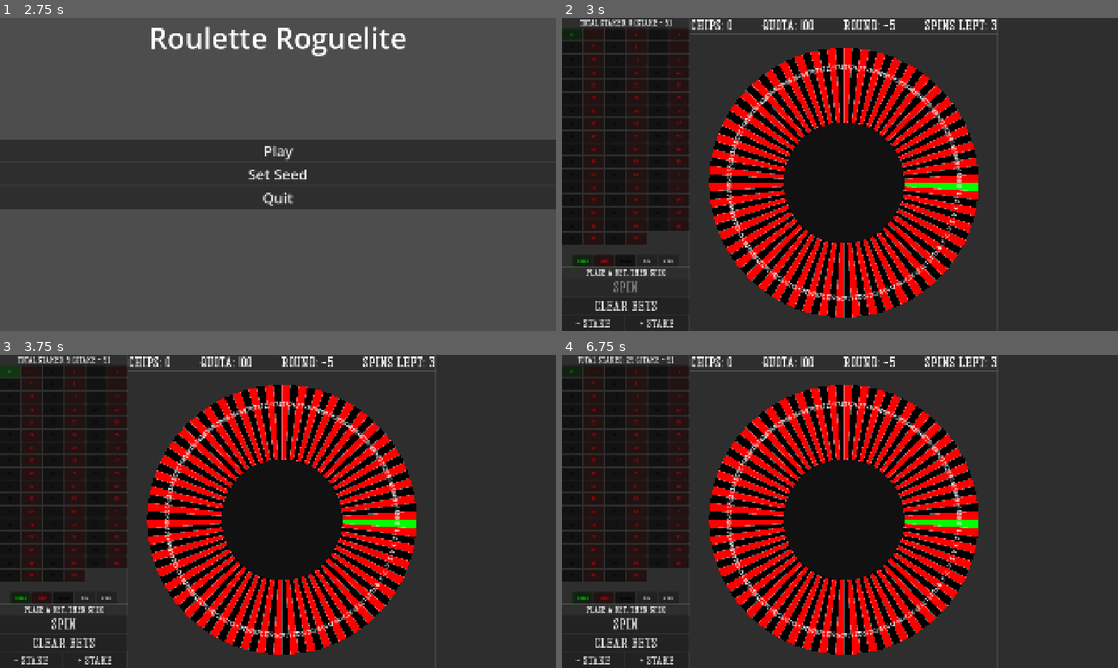
Above: before the commit, frames 1-4 (two rows, left to right).
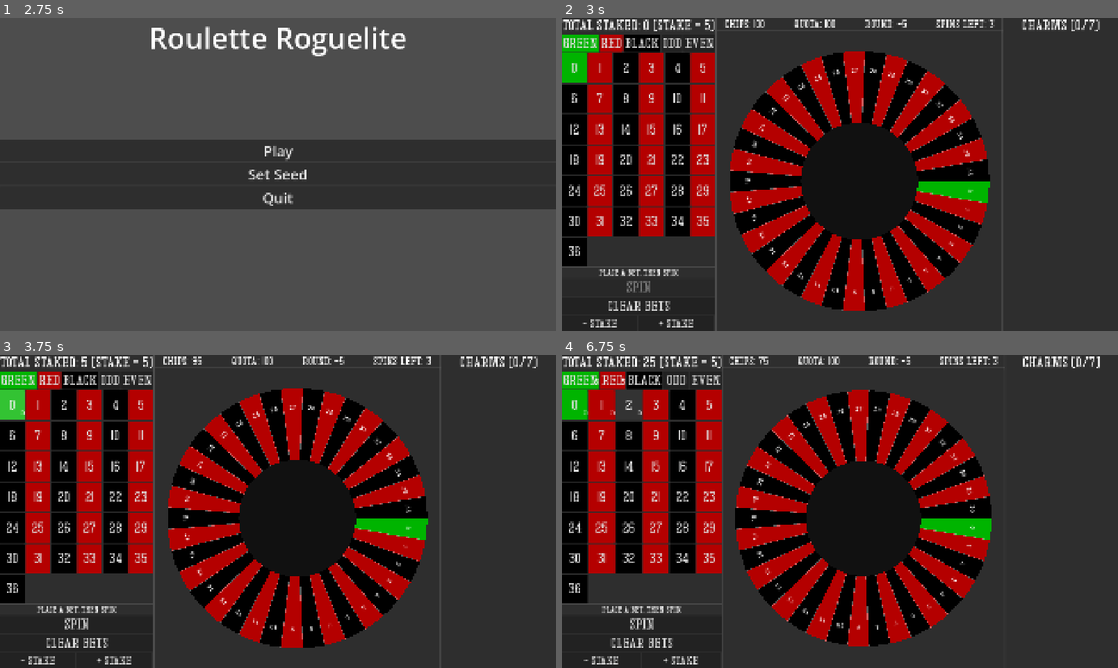
Above: after the commit, the same moments.

Repository: ruzet/Roulette-Roguelite
Game: Godot game, scene res://Scenes/MainMenu.tscn
Same seed, same stepped clock (60 frames per second), same inputs: the game is played once before the commit and once after it. Before the commit the project starts from res://MainMenu.tscn.
Inputs (mouse positions are in pixels of both pictures, inside the frame that each line leads up to):
- Up to frame 1 (2.75 s): click "Set Seed" at 0.5 s; click (278, 49) at 1.27 s; type "12" at 1.35 s; click "Back" at 2 s
- Up to frame 2 (3 s): click "Play" at 2.75 s
- Up to frame 3 (3.75 s): click "0" at 3.5 s
- Up to frame 4 (6.75 s): click (578, 380) at 4.25 s, where only the run after the commit has a clickable "Green"; click "1" at 5 s; click (612, 380) at 5.75 s, where only the run after the commit has a clickable "Red"; click "2" at 6.5 s

Frame 1 is identical in both runs. In frame 2, 42% of the frame differs, in the area x 0-97%, y 0-100%; in frame 3, 42%; in frame 4, 43%, in the area x 0-97%, y 0-99%.

Commit message:
organized the files, revamped ui (and scripts) and starting shop as well, probably forgot something

Diff:
--- /dev/null
+++ b/Scenes/BetButton.tscn
@@ -0,0 +1,24 @@
+[gd_scene format=3 uid="uid://dqo422krm08bt"]
+
+[node name="BetButton" type="Button" unique_id=1395477527]
+custom_minimum_size = Vector2(70, 60)
+offset_right = 8.0
+offset_bottom = 8.0
+size_flags_horizontal = 3
+size_flags_vertical = 3
+theme_override_colors/font_color = Color(0.875, 0.875, 0.875, 1)
+theme_override_font_sizes/font_size = 50
+
+[node name="StakeLabel" type="Label" parent="." unique_id=190378353]
+layout_mode = 1
+anchors_preset = 3
+anchor_left = 1.0
+anchor_top = 1.0
+anchor_right = 1.0
+anchor_bottom = 1.0
+offset_left = -1.0
+offset_top = -42.0
+grow_horizontal = 0
+grow_vertical = 0
+theme_override_font_sizes/font_size = 30
+horizontal_alignment = 1
--- a/MainGame.tscn
+++ b/Scenes/MainGame.tscn
@@ -1,16 +1,17 @@
 [gd_scene format=3 uid="uid://b7gsy122tyvam"]
 
-[ext_resource type="Script" uid="uid://ce5ci53vnlkwn" path="res://RouletteWheel.gd" id="1_3tbxw"]
-[ext_resource type="Script" uid="uid://dpn55ghxflkd2" path="res://MainGame.gd" id="1_ws5ob"]
-[ext_resource type="Script" uid="uid://b5jixhgunqxc" path="res://BettingTable.gd" id="2_e3m3f"]
-[ext_resource type="FontFile" uid="uid://clq1j6dwhc0mm" path="res://Assets/JQKAsWild.ttf" id="3_bqqt8"]
+[ext_resource type="Script" uid="uid://dpn55ghxflkd2" path="res://Scripts/MainGame.gd" id="1_321ql"]
+[ext_resource type="FontFile" uid="uid://clq1j6dwhc0mm" path="res://Assets/JQKAsWild.ttf" id="2_d4f28"]
+[ext_resource type="Script" uid="uid://b5jixhgunqxc" path="res://Scripts/BettingTable.gd" id="3_d4f28"]
+[ext_resource type="PackedScene" uid="uid://dqo422krm08bt" path="res://Scenes/BetButton.tscn" id="4_kvfik"]
+[ext_resource type="Script" uid="uid://ce5ci53vnlkwn" path="res://Scripts/RouletteWheel.gd" id="5_iuea6"]
 
 [sub_resource type="Theme" id="Theme_ws5ob"]
-default_font = ExtResource("3_bqqt8")
+default_font = ExtResource("2_d4f28")
 default_font_size = 16
 
 [node name="MainGame" type="Node2D" unique_id=2099473463]
-script = ExtResource("1_ws5ob")
+script = ExtResource("1_321ql")
 
 [node name="UI" type="CanvasLayer" parent="." unique_id=240550285]
 
@@ -46,24 +47,30 @@
 [node name="BettingTable" type="VBoxContainer" parent="UI/Root/Margin/Columns/LeftColumn/BettingPanel" unique_id=965049302]
 unique_name_in_owner = true
 layout_mode = 2
-script = ExtResource("2_e3m3f")
+script = ExtResource("3_d4f28")
+BetButtonScene = ExtResource("4_kvfik")
 
 [node name="ChipsLabel" type="Label" parent="UI/Root/Margin/Columns/LeftColumn/BettingPanel/BettingTable" unique_id=1864947361]
 unique_name_in_owner = true
 layout_mode = 2
-theme_override_font_sizes/font_size = 30
+theme_override_font_sizes/font_size = 50
 horizontal_alignment = 1
-
-[node name="NumbersGrid" type="GridContainer" parent="UI/Root/Margin/Columns/LeftColumn/BettingPanel/BettingTable" unique_id=667840764]
-unique_name_in_owner = true
-layout_mode = 2
-size_flags_vertical = 3
-columns = 6
 
 [node name="OutsideBets" type="HBoxContainer" parent="UI/Root/Margin/Columns/LeftColumn/BettingPanel/BettingTable" unique_id=86726211]
 unique_name_in_owner = true
 layout_mode = 2
 alignment = 1
+
+[node name="ButtonScrollContainer" type="ScrollContainer" parent="UI/Root/Margin/Columns/LeftColumn/BettingPanel/BettingTable" unique_id=707439910]
+layout_mode = 2
+size_flags_vertical = 3
+
+[node name="NumbersGrid" type="GridContainer" parent="UI/Root/Margin/Columns/LeftColumn/BettingPanel/BettingTable/ButtonScrollContainer" unique_id=667840764]
+unique_name_in_owner = true
+layout_mode = 2
+size_flags_horizontal = 3
+size_flags_vertical = 3
+columns = 6
 
 [node name="ControlsPanel" type="PanelContainer" parent="UI/Root/Margin/Columns/LeftColumn" unique_id=43482170]
 layout_mode = 2
@@ -126,24 +133,28 @@
 theme_override_constants/separation = 100
 alignment = 1
 
-[node name="Cash" type="Label" parent="UI/Root/Margin/Columns/CenterColumn/InfoPanel/Info" unique_id=76782869]
+[node name="CurrentChips" type="Label" parent="UI/Root/Margin/Columns/CenterColumn/InfoPanel/Info" unique_id=76782869]
+unique_name_in_owner = true
 layout_mode = 2
-theme_override_font_sizes/font_size = 50
+theme_override_font_sizes/font_size = 40
 text = "Chips: 0"
 
-[node name="Quota" type="Label" parent="UI/Root/Margin/Columns/CenterColumn/InfoPanel/Info" unique_id=2089763444]
+[node name="CurrentQuota" type="Label" parent="UI/Root/Margin/Columns/CenterColumn/InfoPanel/Info" unique_id=2089763444]
+unique_name_in_owner = true
 layout_mode = 2
-theme_override_font_sizes/font_size = 50
+theme_override_font_sizes/font_size = 40
 text = "Quota: 100"
 
-[node name="Round" type="Label" parent="UI/Root/Margin/Columns/CenterColumn/InfoPanel/Info" unique_id=190982477]
+[node name="CurrentRound" type="Label" parent="UI/Root/Margin/Columns/CenterColumn/InfoPanel/Info" unique_id=190982477]
+unique_name_in_owner = true
 layout_mode = 2
-theme_override_font_sizes/font_size = 50
+theme_override_font_sizes/font_size = 40
 text = "Round: -5"
 
-[node name="SpinsLeft" type="Label" parent="UI/Root/Margin/Columns/CenterColumn/InfoPanel/Info" unique_id=360990769]
+[node name="CurrentSpinsLeft" type="Label" parent="UI/Root/Margin/Columns/CenterColumn/InfoPanel/Info" unique_id=360990769]
+unique_name_in_owner = true
 layout_mode = 2
-theme_override_font_sizes/font_size = 50
+theme_override_font_sizes/font_size = 40
 text = "Spins Left: 3"
 
 [node name="WheelArea" type="Panel" parent="UI/Root/Margin/Columns/CenterColumn" unique_id=2004620207]
@@ -155,7 +166,7 @@
 [node name="RouletteWheel" type="Node2D" parent="UI/Root/Margin/Columns/CenterColumn/WheelArea" unique_id=1206488410]
 unique_name_in_owner = true
 position = Vector2(683, 536)
-script = ExtResource("1_3tbxw")
+script = ExtResource("5_iuea6")
 
 [node name="RightPanel" type="PanelContainer" parent="UI/Root/Margin/Columns" unique_id=2057877178]
 layout_mode = 2
@@ -166,3 +177,10 @@
 
 [node name="VBoxContainer" type="VBoxContainer" parent="UI/Root/Margin/Columns/RightPanel/ScrollContainer" unique_id=495578541]
 layout_mode = 2
+
+[node name="CharmsLabel" type="Label" parent="UI/Root/Margin/Columns/RightPanel" unique_id=140192662]
+layout_mode = 2
+size_flags_vertical = 0
+theme_override_font_sizes/font_size = 50
+text = "Charms (0/7)"
+horizontal_alignment = 1
--- a/MainMenu.tscn
+++ b/Scenes/MainMenu.tscn
@@ -1,6 +1,6 @@
 [gd_scene format=3 uid="uid://dle1vdxlwtgec"]
 
-[ext_resource type="Script" uid="uid://c88mxdi5ds7ve" path="res://MainMenu.gd" id="1_i26rj"]
+[ext_resource type="Script" uid="uid://c88mxdi5ds7ve" path="res://Scripts/MainMenu.gd" id="1_tt5f1"]
 
 [node name="MainMenu" type="Control" unique_id=676830254]
 layout_mode = 3
@@ -9,7 +9,7 @@
 anchor_bottom = 1.0
 grow_horizontal = 2
 grow_vertical = 2
-script = ExtResource("1_i26rj")
+script = ExtResource("1_tt5f1")
 
 [node name="CenterContainer" type="CenterContainer" parent="." unique_id=180579642]
 layout_mode = 1
--- a/SeedMenu.tscn
+++ b/Scenes/SeedMenu.tscn
@@ -1,6 +1,6 @@
 [gd_scene format=3 uid="uid://c57ecdt4uel52"]
 
-[ext_resource type="Script" uid="uid://bu7up65ns6vw7" path="res://SeedMenu.gd" id="1_mglw1"]
+[ext_resource type="Script" uid="uid://bu7up65ns6vw7" path="res://Scripts/SeedMenu.gd" id="1_l5mtn"]
 
 [node name="SeedMenu" type="Control" unique_id=981687422]
 layout_mode = 3
@@ -9,7 +9,7 @@
 anchor_bottom = 1.0
 grow_horizontal = 2
 grow_vertical = 2
-script = ExtResource("1_mglw1")
+script = ExtResource("1_l5mtn")
 
 [node name="CenterContainer" type="CenterContainer" parent="." unique_id=1420414571]
 layout_mode = 1
--- /dev/null
+++ b/Scenes/Shop.tscn
@@ -0,0 +1,58 @@
+[gd_scene format=3 uid="uid://bvqe4ad3h3vg7"]
+
+[ext_resource type="Script" uid="uid://c3k50p0vw0qre" path="res://Scripts/Shop.gd" id="1_kjfcx"]
+
+[node name="Shop" type="Control" unique_id=2043601592]
+layout_mode = 3
+anchors_preset = 15
+anchor_right = 1.0
+anchor_bottom = 1.0
+grow_horizontal = 2
+grow_vertical = 2
+script = ExtResource("1_kjfcx")
+
+[node name="ShopTitle" type="Label" parent="." unique_id=765401061]
+custom_minimum_size = Vector2(1920, 0)
+layout_mode = 0
+offset_right = 40.0
+offset_bottom = 23.0
+theme_override_font_sizes/font_size = 150
+text = "Choose a Pocket"
+horizontal_alignment = 1
+
+[node name="Pockets" type="HBoxContainer" parent="." unique_id=2059682641]
+unique_name_in_owner = true
+custom_minimum_size = Vector2(0, 600)
+layout_mode = 1
+anchors_preset = 14
+anchor_top = 0.5
+anchor_right = 1.0
+anchor_bottom = 0.5
+grow_horizontal = 2
+grow_vertical = 2
+alignment = 1
+
+[node name="Templates" type="Control" parent="." unique_id=496791377]
+unique_name_in_owner = true
+visible = false
+anchors_preset = 0
+
+[node name="TemplatePocket" type="Panel" parent="Templates" unique_id=508662571]
+layout_mode = 0
+offset_top = 240.0
+offset_right = 1920.0
+offset_bottom = 840.0
+size_flags_horizontal = 3
+
+[node name="TitleDescription" type="Label" parent="Templates/TemplatePocket" unique_id=1359613754]
+layout_mode = 1
+anchors_preset = 12
+anchor_top = 1.0
+anchor_right = 1.0
+anchor_bottom = 1.0
+offset_top = -69.0
+grow_horizontal = 2
+grow_vertical = 0
+theme_override_font_sizes/font_size = 50
+text = "Pocket Title - Description"
+horizontal_alignment = 1
--- a/BettingTable.gd
+++ b/Scripts/BettingTable.gd
@@ -2,15 +2,17 @@
 extends VBoxContainer
 signal BetPlaced(Type: BetType)
 
-@export var ChipValue := 5
-@export var HouseEdge := 0.02
-@export var TintByColor := true
-@export var InfoFormat := "Total Staked: %d (Stake = %d)"
+@export var ChipValue = 5
+@export var HouseEdge = 0.02
+@export var TintByColor = true
+@export var InfoFormat = "Total Staked: %d (Stake = %d)"
 @export var BetButtonScene: PackedScene
+@export var StakeFormat = "%d"
 
-var Locked := false
-var Source := PocketSet.new()
-var Book := BetBook.new()
+var Locked = false
+var Source = PocketSet.new()
+var Book = BetBook.new()
+var Buttons = {}
 
 @onready var ChipsLabel: Label = %ChipsLabel
 @onready var NumbersGrid: Container = %NumbersGrid
@@ -29,11 +31,12 @@
 	_RefreshInfo()
 
 func _Rebuild() -> void:
+	Buttons.clear()
 	for Child in NumbersGrid.get_children():
 		Child.queue_free()
 	for Child in OutsideBets.get_children():
 		Child.queue_free()
-	var Seen := {}
+	var Seen = {}
 	for P in Source.Pockets:
 		if Seen.has(P.Number):
 			continue
@@ -45,7 +48,7 @@
 	_AddButton(OutsideBets, BetType.Even())
 
 func _AddButton(Parent: Container, Type: BetType, Tint = Color.WHITE) -> void:
-	var Hits := 0
+	var Hits = 0
 	var NewButton: Button
 	for P in Source.Pockets: if Type.Matches(P): Hits += 1
 	if Hits > 0: Type.Payout = maxf(floorf(float(Source.Pockets.size()) / Hits * (1.0 - HouseEdge)) - 1.0, 0.0)
@@ -55,22 +58,52 @@
 		NewButton = Button.new()
 		NewButton.custom_minimum_size = Vector2(70, 40)
 	NewButton.text = Type.DisplayName
-	NewButton.add_theme_font_size_override("thingie", 50)
-	if TintByColor: NewButton.self_modulate = Tint
+	NewButton.set_meta("BaseText", Type.DisplayName)
 	NewButton.disabled = Hits == 0
 	NewButton.tooltip_text = "Pays %d:1" % int(Type.Payout)
+	Buttons[Type.ID] = NewButton
 	NewButton.pressed.connect(_OnBetPressed.bind(Type))
 	Parent.add_child(NewButton)
+	if TintByColor and Tint != Color.WHITE: _TintButton(NewButton, Tint)
+
+func _OnClearPressed() -> void: if not Locked: Book.Clear()
+func _RefreshInfo() -> void:
+	ChipsLabel.text = InfoFormat % [Book.TotalStaked(), ChipValue]
+	_RefreshStakes()
 
 func _OnBetPressed(Type: BetType) -> void:
-	if Locked:
-		return
-	if Book.PlaceBet(Type, ChipValue):
-		BetPlaced.emit(Type)
+	if Locked: return
+	if Book.PlaceBet(Type, ChipValue): BetPlaced.emit(Type)
 
-func _OnClearPressed() -> void:
-	if not Locked:
-		Book.Clear()
+func _TintButton(B: Button, Tint: Color) -> void:
+	for StateName in ["normal", "hover", "pressed", "disabled"]:
+		var Base = B.get_theme_stylebox(StateName)
+		var Box: StyleBoxFlat
+		if Base is StyleBoxFlat:
+			Box = Base.duplicate()
+		else:
+			Box = StyleBoxFlat.new()
+		match StateName:
+			"hover": Box.bg_color = Tint.lightened(0.2)
+			"pressed": Box.bg_color = Tint.darkened(0.2)
+			"disabled": Box.bg_color = Tint.darkened(0.5)
+			_: Box.bg_color = Tint
+		B.add_theme_stylebox_override(StateName, Box)
 
-func _RefreshInfo() -> void:
-	ChipsLabel.text = InfoFormat % [Book.TotalStaked(), ChipValue]
+func _RefreshStakes():
+	var Stakes = {}
+	for Bet in Book.Bets: Stakes[Bet.Type.ID] = Bet.Stake
+	for ID in Buttons:
+		var B: Button = Buttons[ID]
+		if is_instance_valid(B):
+			_ShowStake(B, Stakes.get(ID, 0))
+
+func _ShowStake(B: Button, Stake: int):
+	var StakeLabel = B.get_node_or_null("StakeLabel") as Label
+	if StakeLabel:
+		StakeLabel.visible = Stake > 0
+		StakeLabel.text = StakeFormat % Stake
+	elif Stake > 0:
+		B.text = "%s\n%s" % [B.get_meta("BaseText"), StakeFormat % Stake]
+	else:
+		B.text = B.get_meta("BaseText")
--- a/GameState.gd
+++ b/Scripts/GameState.gd
@@ -10,4 +10,4 @@
 		RunSeed = Seed.hash()
 
 	RNG.seed = RunSeed
-	get_tree().change_scene_to_file("res://MainGame.tscn")
+	get_tree().change_scene_to_file("res://Scenes/MainGame.tscn")
--- a/MainGame.gd
+++ b/Scripts/MainGame.gd
@@ -1,8 +1,6 @@
 extends Node2D
 
 @export var ResultFormat := "Landed: %s Net: %+d"
-@export var OutOfChipsText := "   (out of chips)"
-
 @onready var Wheel: RouletteWheel = %RouletteWheel
 @onready var Table: BettingTable = %BettingTable
 @onready var SpinButton: Button = %SpinButton
@@ -15,12 +13,16 @@
 var Book := BetBook.new()
 var StakeIndex = 1
 
+var Round = -3
+var SpinsLeft = 3
+var Quota = 0
+
 func _ready() -> void:
 	Wheel.Source = Source
 	Wheel.BallCount = 1
 
 	Source.AddNumber(0, &"Green")
-	for N in range(1, 100): Source.AddNumber(N, &"Red" if N % 2 == 1 else &"Black")
+	for N in range(1, 37): Source.AddNumber(N, &"Red" if N % 2 == 1 else &"Black")
 	Table.Bind(Source, Book)
 
 	SpinButton.pressed.connect(_OnSpinPressed)
@@ -33,7 +35,16 @@
 	_UpdateButton()
 
 func _UpdateButton() -> void:
+	%CurrentChips.text = "Chips: " + str(Book.Balance)
 	SpinButton.disabled = Wheel.Spinning or Book.Bets.is_empty()
+
+func _WinRound():
+	Round += 1
+	SpinsLeft = 3
+	get_tree().change_scene_to_file("res://Scenes/Shop.tscn")
+
+func _LoseRound():
+	pass
 
 func _PlaceWheel():
 	var AreaSize = WheelArea.size
@@ -47,12 +58,13 @@
 	%StakeLabel.text = str(Table.ChipValue)
 	Book.Changed.emit()
 
-
 func _OnSpinPressed() -> void:
-	if Wheel.Spinning or Book.Bets.is_empty(): return
+	if Wheel.Spinning or Book.Bets.is_empty() or SpinsLeft <= 0: return
 	Table.Locked = true
 	ResultLabel.text = "Spinning..."
 	Wheel.Spin()
+	SpinsLeft -= 1
+	%CurrentSpinsLeft.text = "Spins Left: " + str(SpinsLeft)
 	_UpdateButton()
 
 func _OnSpinFinished(Results: Array[PocketData]) -> void:
@@ -61,5 +73,5 @@
 	var Numbers := ", ".join(Results.map(func(P): return str(P.Number)))
 	ResultLabel.text = ResultFormat % [Numbers, R.Net]
 	if Book.Balance <= 0:
-		ResultLabel.text += OutOfChipsText
+		pass
 	_UpdateButton()
--- a/MainMenu.gd
+++ b/Scripts/MainMenu.gd
@@ -9,4 +9,4 @@
 	GameState.StartRun("")
 
 func Seed():
-	get_tree().change_scene_to_file("res://SeedMenu.tscn")
+	get_tree().change_scene_to_file("res://Scenes/SeedMenu.tscn")
--- a/PocketSet.gd
+++ b/Scripts/PocketSet.gd
@@ -5,9 +5,9 @@
 var Pockets: Array[PocketData] = []
 var History: Array[PocketData] = []
 var ColorTable = {
-    &"Red": Color.from_rgba8(255, 0, 0),
+    &"Red": Color.from_rgba8(180, 0, 0),
     &"Black": Color.from_rgba8(0, 0, 0),
-    &"Green": Color.from_rgba8(0, 255, 0)
+    &"Green": Color.from_rgba8(0, 180, 0)
 }
 
 func AddNumber(Number: int, ColorID: StringName, Weight: float = 1.0):
--- a/RouletteWheel.gd
+++ b/Scripts/RouletteWheel.gd
@@ -30,14 +30,9 @@
 var RNG = GameState.RNG
 var Spinning = false
 
-func AddNumber(Number: int, ColorID: StringName, Weight = 1.0):
-    return Source.AddNumber(Number, ColorID, Weight)
-
-func AddPocket(Pocket: PocketData, Index = -1):
-    Source.AddPocket(Pocket, Index)
-
-func RemovePocket(Index: int):
-    Source.RemovePocket(Index)
+func AddNumber(Number: int, ColorID: StringName, Weight = 1.0): return Source.AddNumber(Number, ColorID, Weight)
+func AddPocket(Pocket: PocketData, Index = -1): Source.AddPocket(Pocket, Index)
+func RemovePocket(Index: int): Source.RemovePocket(Index)
 
 func Spin():
     if Spinning || Pockets.is_empty(): return
@@ -99,8 +94,7 @@
         draw_set_transform(Vector2.from_angle(Mid) * Radius * 0.85, Mid + PI / 2.0)
         draw_string(TextFont, Vector2(-15, 5), str(Pockets[i].Number), HORIZONTAL_ALIGNMENT_CENTER, 30, 20)
         draw_set_transform(Vector2.ZERO, 0.0)
-    draw_circle(Vector2.ZERO, Radius * 0.45, Color("111111"))
-    for B in _Balls:
-        draw_circle(Vector2.from_angle(B.Angle) * B.Radius, Radius * 0.035, Color.WHITE)
+        draw_circle(Vector2.ZERO, Radius * 0.45, Color("111111"))
+    for B in _Balls: draw_circle(Vector2.from_angle(B.Angle) * B.Radius, Radius * 0.035, Color.WHITE)
 
 func _ready() -> void: if not Source.Changed.is_connected(queue_redraw): Source.Changed.connect(queue_redraw)
--- a/SeedMenu.gd
+++ b/Scripts/SeedMenu.gd
@@ -10,4 +10,4 @@
 	GameState.StartRun(SeedInput.text)
 
 func Back():
-	get_tree().change_scene_to_file("res://MainMenu.tscn")
+	get_tree().change_scene_to_file("res://Scenes/MainMenu.tscn")
--- /dev/null
+++ b/Scripts/Shop.gd
@@ -0,0 +1,7 @@
+extends Control
+
+func _ready() -> void:
+	for i in 3:
+		var NewPocket = %Templates/TemplatePocket.duplicate()
+		%Pockets.add_child(NewPocket)
+		pass
--- a/project.godot
+++ b/project.godot
@@ -13,7 +13,7 @@
 config/name="Roulette Roguelite"
 run/main_scene="uid://dle1vdxlwtgec"
 config/features=PackedStringArray("4.7", "Forward Plus")
-config/icon="res://icon.svg"
+config/icon="res://Assets/icon.svg"
 
 [autoload]
 
Renamed: icon.svg -> Assets/icon.svg
Not shown, changed: Assets/icon.svg.import
Renamed: BetBook.gd -> Scripts/BetBook.gd
Renamed: BetBook.gd.uid -> Scripts/BetBook.gd.uid
Renamed: BetType.gd -> Scripts/BetType.gd
Renamed: BetType.gd.uid -> Scripts/BetType.gd.uid
Renamed: BettingTable.gd.uid -> Scripts/BettingTable.gd.uid
Renamed: GameState.gd.uid -> Scripts/GameState.gd.uid
Renamed: LuckSystem.gd -> Scripts/LuckSystem.gd
Renamed: LuckSystem.gd.uid -> Scripts/LuckSystem.gd.uid
Renamed: MainGame.gd.uid -> Scripts/MainGame.gd.uid
Renamed: MainMenu.gd.uid -> Scripts/MainMenu.gd.uid
(and 8 more such lines)
